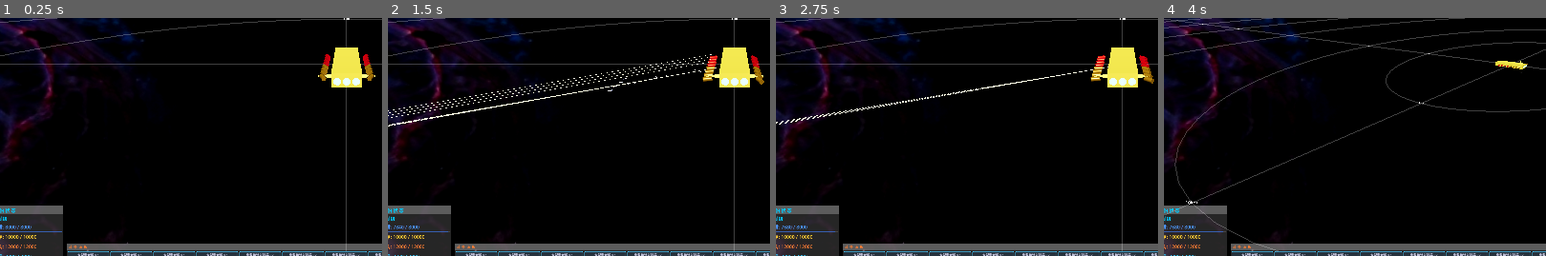
Above: before the commit, frames 1-4 (left to right).
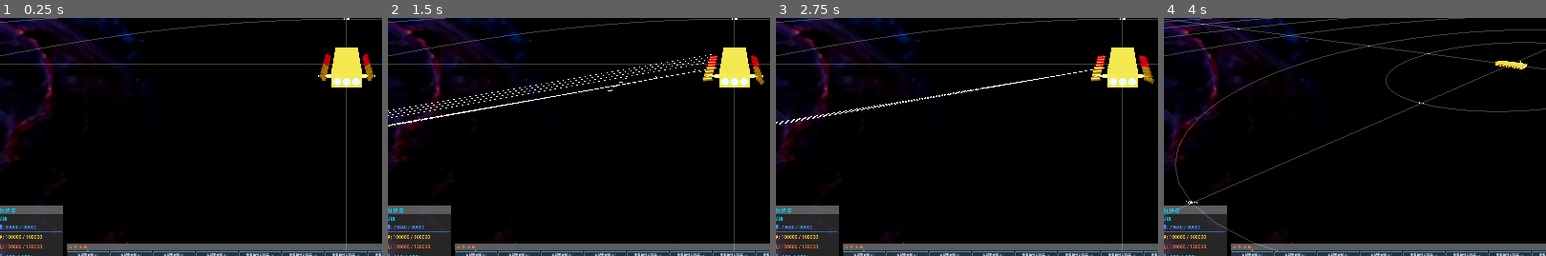
Above: after the commit, the same moments.

Repository: ZhanXuzhao/space-war
Game: Godot game, scene res://scenes/main.tscn
Two runs of this game, one before a commit and one after it. Both use one fixed random seed, a clock stepped at 60 frames per second and the inputs below. The engine's default icon, where the game draws it, is replaced by a stand-in: a white triangle on a blue panel in a dark square.
Inputs:
- Up to frame 1 (0.25 s): no input
- Up to frame 2 (1.5 s): click "召唤敌舰" at 0.5 s; click "自动锁定" at 1.25 s
- Up to frame 3 (2.75 s): click "自动攻击" at 2 s
- Up to frame 4 (4 s): click "靠近" at 2.75 s; click "环绕" at 3.5 s
The pictures show only the part of the screen within x 5-55%, y 40-90%; the shares and areas given below are measured in that part.

The runs differ from the first frame. In frame 1, 0.1% of the frame differs, in the area x 4-11%, y 87-97%; in frame 2, 0.1%, in the area x 2-17%, y 87-97%; in frame 3, 0.1%; in frame 4, 0.1%.

Commit message:
解除敌人数量限制

Diff:
--- a/resources/ship_data/ShipData.gd
+++ b/resources/ship_data/ShipData.gd
@@ -112,9 +112,9 @@
 	d.ship_name = "末日级"
 	d.description = "重型战列舰，拥有毁灭性的火力和坚不可摧的装甲"
 	d.model_scale = 3.33
-	d.hull_hp = 12000.0
-	d.armor_hp = 10000.0
-	d.shield_hp = 8000.0
+	d.hull_hp = 120000.0
+	d.armor_hp = 100000.0
+	d.shield_hp = 80000.0
 	d.capacitor_max = 3000.0
 	d.capacitor_recharge_rate = 60.0
 	d.max_speed = 200.0
--- a/scripts/ui/HUD.gd
+++ b/scripts/ui/HUD.gd
@@ -72,8 +72,7 @@
 ## 总览更新
 var overview_update_timer: float = 0.0
 const OVERVIEW_UPDATE_INTERVAL: float = 1.0  # 每秒更新一次
-const OVERVIEW_MAX_ENTRIES: int = 20
-const OVERVIEW_MAX_RANGE: float = 100000.0  # 最大探测范围
+const OVERVIEW_MAX_RANGE: float = 2000000.0  # 最大探测范围 2000km
 
 ## 排序状态
 enum SortColumn { NAME, DISTANCE, SPEED, TYPE }
@@ -519,10 +518,6 @@
 	# 按当前排序列和方向排序
 	_sort_entries(entries)
 
-	# 限制显示数量
-	if entries.size() > OVERVIEW_MAX_ENTRIES:
-		entries.resize(OVERVIEW_MAX_ENTRIES)
-
 	# 刷新UI列表
 	_refresh_overview_list(entries)
 
--- a/scripts/world/EnemySpawner.gd
+++ b/scripts/world/EnemySpawner.gd
@@ -8,7 +8,6 @@
 
 @export var spawn_distance_min: float = 5000.0  # 最小生成距离（距玩家）
 @export var spawn_distance_max: float = 10000.0 # 最大生成距离（距玩家）
-@export var max_enemies: int = 8               # 最大同时存在敌人数
 @export var wave_size: int = 1                 # 每波召唤数量
 @export var enable_warp_effect: bool = true     # 是否启用跃迁入场效果
 
@@ -75,8 +74,6 @@
 
 ## 生成指定船型的敌舰
 func _try_spawn_class(ship_class: ShipData.ShipClass) -> void:
-	if current_enemies.size() >= max_enemies:
-		return
 	if not player_ship or not is_instance_valid(player_ship):
 		return
 
@@ -157,26 +154,13 @@
 	tween.parallel().tween_property(warp_marker.mesh, "material:albedo_color:a", 0.0, 0.8)
 	tween.tween_callback(warp_marker.queue_free)
 
-## 手动召唤一波敌人（由按钮触发）
+## 手动召唤一波敌人（由按钮触发，无数量上限）
 func spawn_wave(count: int = -1) -> void:
 	if count < 0:
 		count = wave_size
-	# 计算剩余容量
-	var available = max_enemies - _count_alive()
-	var actual_count = mini(count, available)
-	if actual_count <= 0:
-		print("EnemySpawner: 已达最大敌舰数，无法召唤")
-		return
-	print("EnemySpawner: 召唤一波敌舰 x", actual_count)
-	for i in range(actual_count):
+	print("EnemySpawner: 召唤一波敌舰 x", count)
+	for i in range(count):
 		_try_spawn_enemy()
-
-func _count_alive() -> int:
-	var alive = 0
-	for e in current_enemies:
-		if is_instance_valid(e) and e.is_alive:
-			alive += 1
-	return alive
 
 ## 清理所有敌人
 func clear_all_enemies() -> void:
